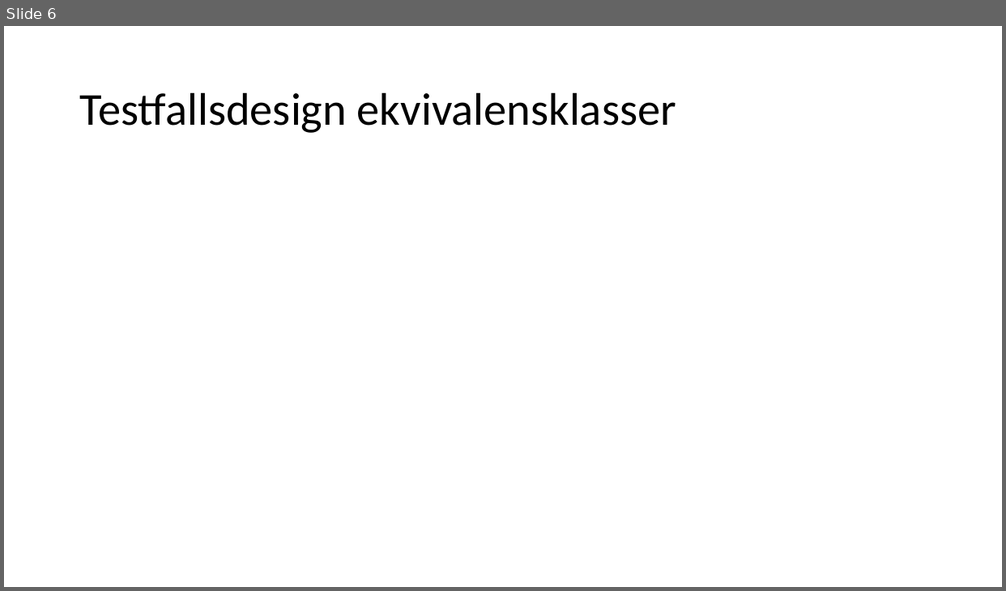
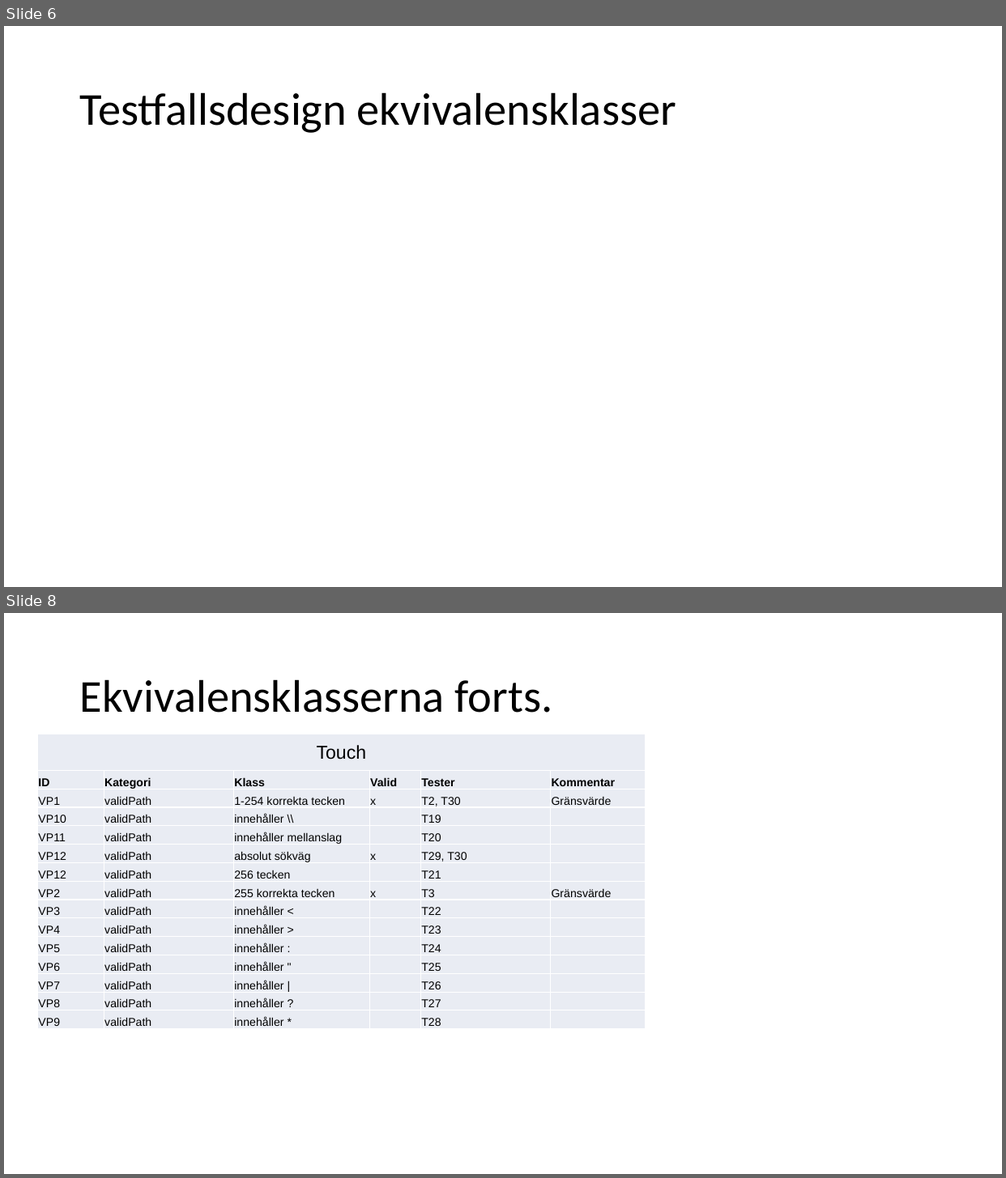
Before and after one commit to Pontussand/INTE2016Project, a slide deck: reports/Slutredovisning/slutredovisning_grupp2.pptx. Shown one above the other, each under a label of ours: slide 6 before the commit, slides 6 and 8 after it; the slides between them are not shown. The pictures are 1006x591 and 1006x1178 pixels, drawn with LibreOffice and Linux fonts; fonts in the diff are those of the drawing. Boxes give left, top, right and bottom in pixels: in the first picture for what was removed or moved away, otherwise in the second. Text is boxed around its words. In the diff, an @@ line names an element or a change of style, - is before the commit and + after.

Commit message:
Fyllde på slutrapporten med verktyg, påbörjad skiss över design, alltom ekvivalensklasser förutom testfall.Gjorde tabell över testfall och påbörjade klassdiagram. Tillsammans med övriga.

```diff
--- a/reports/Slutredovisning/slutredovisning_grupp2.pptx
+++ b/reports/Slutredovisning/slutredovisning_grupp2.pptx
@@ slide 8 added at (x1=4, y1=613, x2=1002, y2=1174), background #FFFFFF @@
@@ text added at (x1=80, y1=679, x2=553, y2=713), 44 pt, text #000000 @@
+Ekvivalensklasserna forts.
@@ table added at (x1=38, y1=735, x2=644, y2=1029), 15 rows, 6 columns @@
+Touch |  |  |  |  | 
+ID | Kategori | Klass | Valid | Tester | Kommentar
+VP1 | validPath | 1-254 korrekta tecken | x | T2, T30 | Gränsvärde
+VP10 | validPath | innehåller \\ |  | T19 | 
+VP11 | validPath | innehåller mellanslag |  | T20 | 
+VP12 | validPath | absolut sökväg | x | T29, T30 | 
+VP12 | validPath | 256 tecken |  | T21 | 
+VP2 | validPath | 255 korrekta tecken | x | T3 | Gränsvärde
+VP3 | validPath | innehåller < |  | T22 | 
+VP4 | validPath | innehåller > |  | T23 | 
+VP5 | validPath | innehåller : |  | T24 | 
+VP6 | validPath | innehåller " |  | T25 | 
+VP7 | validPath | innehåller | |  | T26 | 
+VP8 | validPath | innehåller ? |  | T27 | 
+VP9 | validPath | innehåller * |  | T28 | 
```
Also in this commit, not shown: 5 slides changed, 1 other slide added, 5 slides removed, 3 other files.
